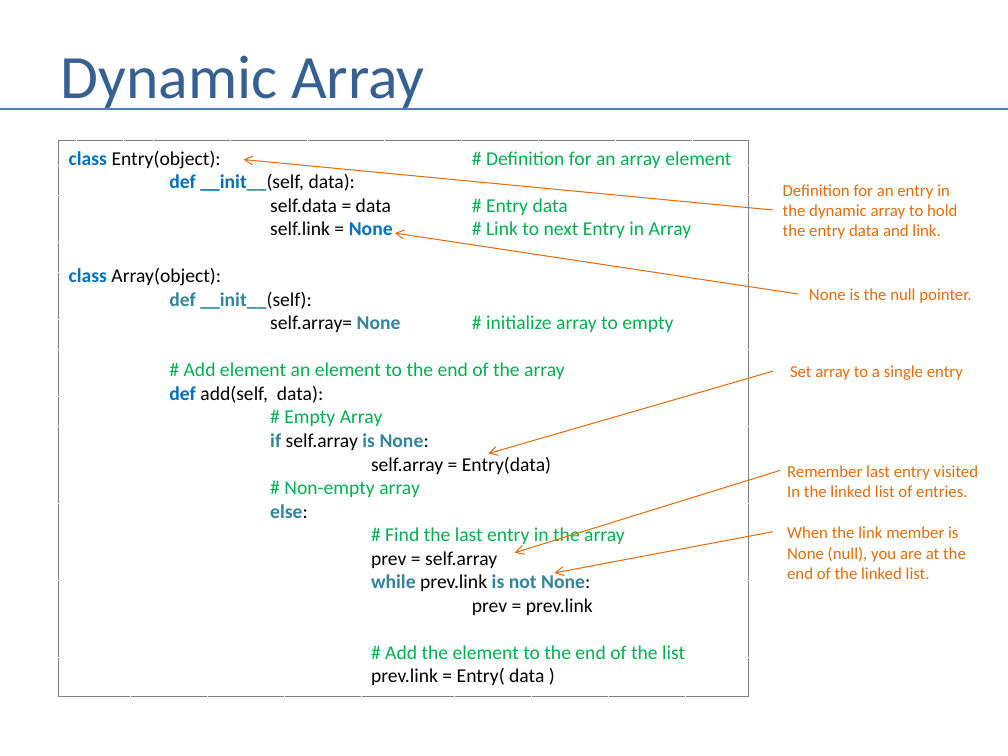
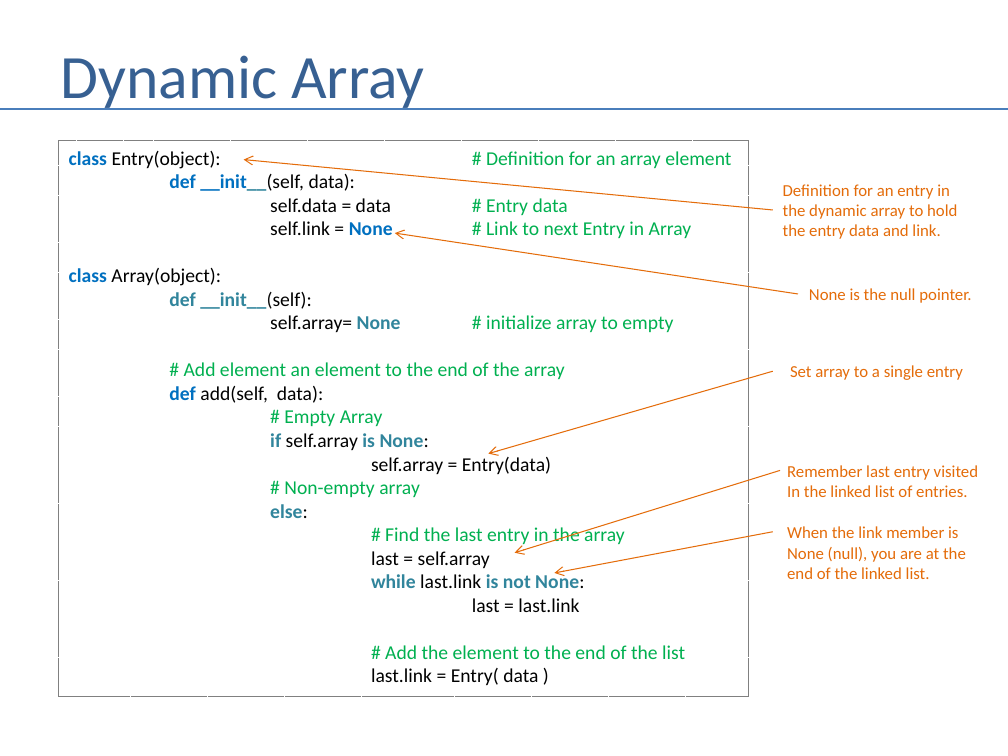
Before and after one commit to andrewferlitsch/Portland-Data-Science-Group, a slide deck: slide 12 of Presentations/Whiteboarding.pptx. Drawn at 1008x756 pixels with LibreOffice and Linux fonts; fonts in the diff are those of the drawing. Boxes give left, top, right and bottom in pixels: in the first picture for what was removed or moved away, otherwise in the second. Text is boxed around its words. In the diff, an @@ line names an element or a change of style, - is before the commit and + after.

Commit message:
fix typos in whiteboarding presentation

```diff
--- a/Presentations/Whiteboarding.pptx
+++ b/Presentations/Whiteboarding.pptx
@@ text in rectangle at (371, 551, 584, 612): text changed @@
-prev = self.array
-while prev.link is not None:
-prev = prev.link
+last = self.array
+while last.link is not None:
+last = last.link
@@ text in rectangle at (371, 668, 538, 685): text changed @@
-prev.link = Entry( data )
+last.link = Entry( data )
```
Also in this commit, not shown: 8 other slides changed.
